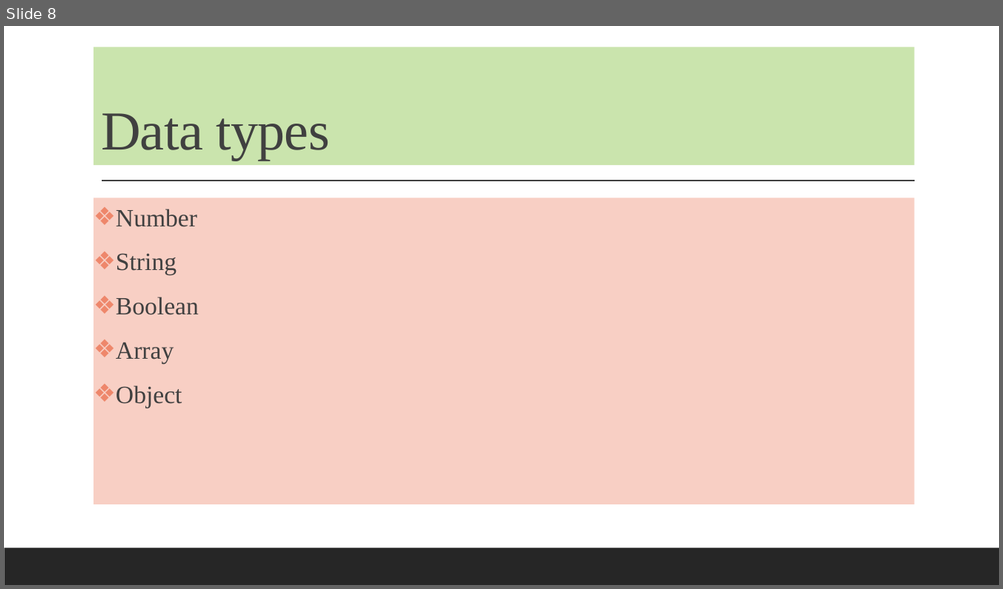
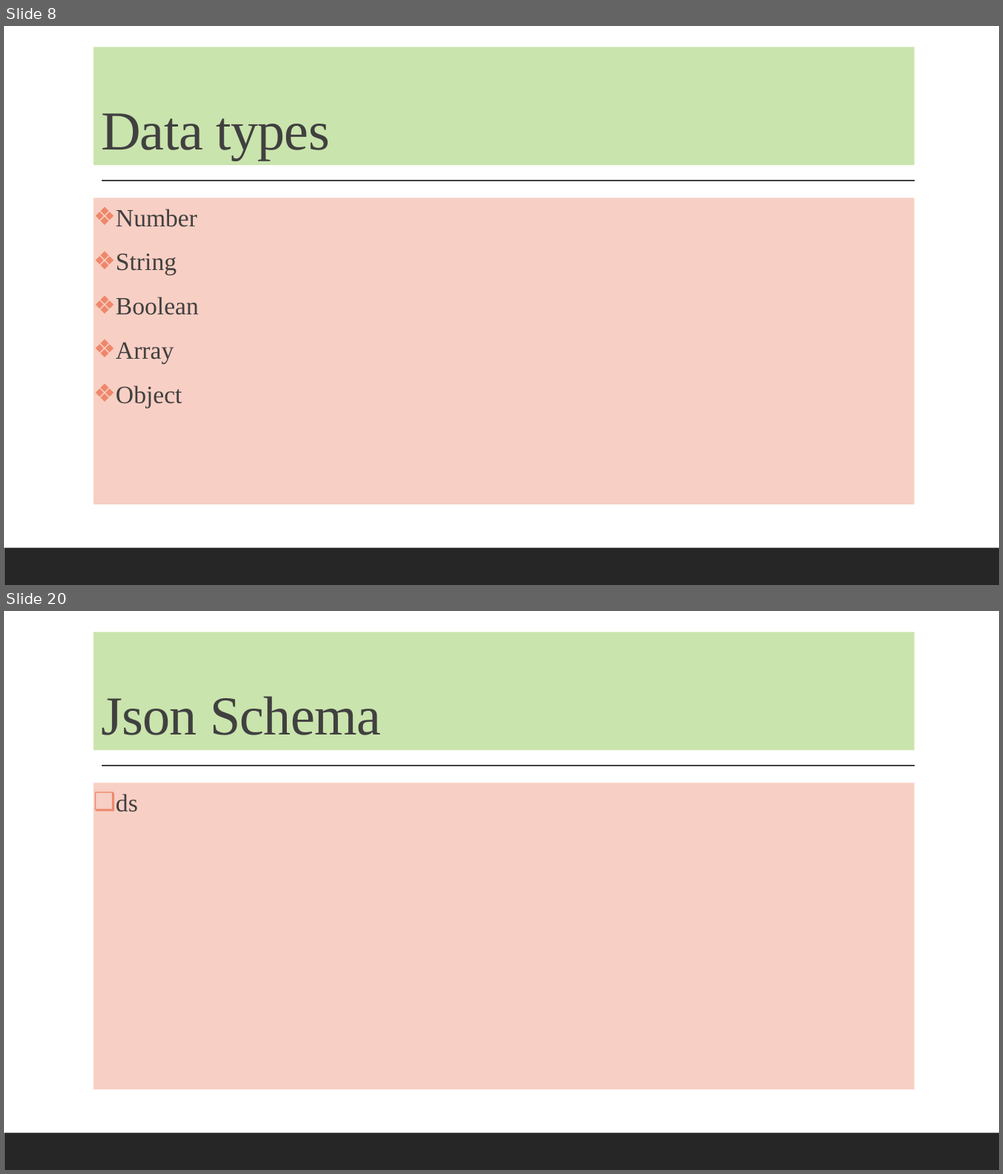
Before and after one commit to codefarm0/JSON, a slide deck: Json Tutorial.pptx. Shown one above the other, each under a label of ours: slide 8 before the commit, slides 8 and 20 after it; the slides between them are not shown. The pictures are 1003x589 and 1003x1174 pixels, drawn with LibreOffice and Linux fonts; fonts in the diff are those of the drawing. Boxes give left, top, right and bottom in pixels: in the first picture for what was removed or moved away, otherwise in the second. Text is boxed around its words. In the diff, an @@ line names an element or a change of style, - is before the commit and + after.

Commit message:
more about json

```diff
--- a/Json Tutorial.pptx
+++ b/Json Tutorial.pptx
@@ slide 20 added at box(4, 611, 999, 1170), background #FFFFFF; not listed: 2 template elements that a slide beside it also shows @@
@@ title added at box(94, 632, 914, 751), fill #CAE4AD, 53 pt, text #404040 @@
+Json Schema
@@ text added at box(94, 783, 914, 1090), fill #F8CFC4, 24 pt, text #404040 @@
+❑ ds
```
Also in this commit, not shown: 12 other slides added, 15 other files.
